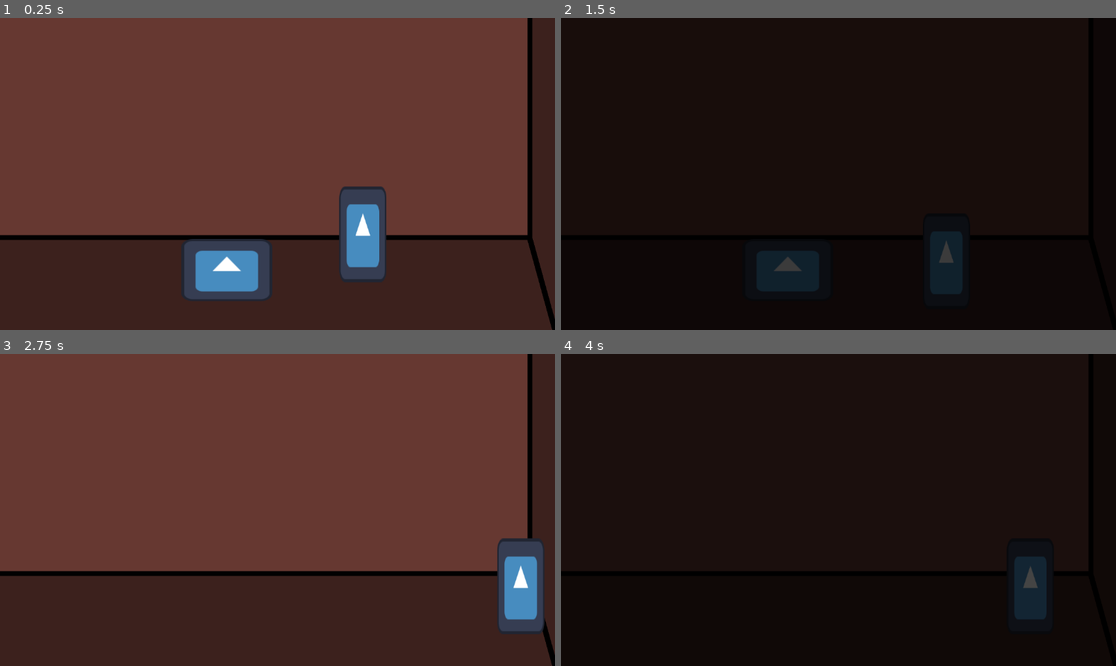
Above: before the commit, frames 1-4 (two rows, left to right).
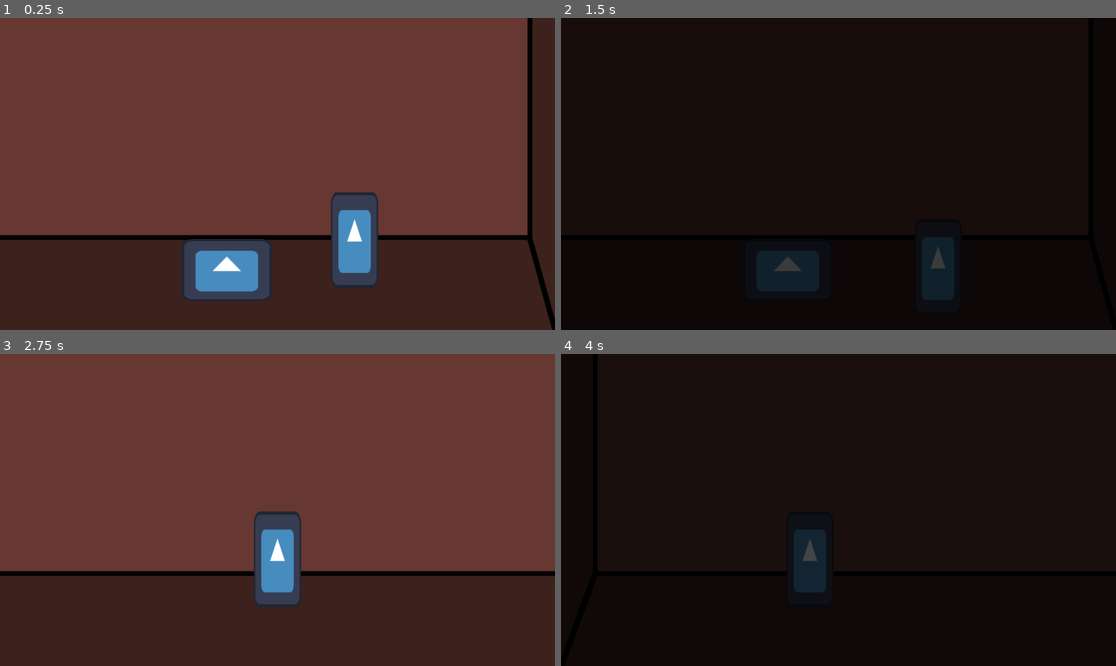
Above: after the commit, the same moments.

Repository: mwingerden/Eternal_Ringing
Game: Godot game, scene res://Scene/Areas/Detention_Classroom.tscn
Same seed, same stepped clock (60 frames per second), same inputs: the game is played once before the commit and once after it. The engine's default icon, where the game draws it, is replaced by a stand-in: a white triangle on a blue panel in a dark square.
Inputs:
- Up to frame 1 (0.25 s): no input
- Up to frame 2 (1.5 s): tap Enter (ui_accept) at 0.5, 0.6, 0.77, 1.07, 1.35 s; hold Right (ui_right) 0.53-1.28 s; hold Down (ui_down) from 1.28 s (still down)
- Up to frame 3 (2.75 s): tap Enter (ui_accept) at 1.52, 1.82, 2.1 s; release Down (ui_down) at 2.03 s; hold Right (ui_right) from 2.03 s (still down)
- Up to frame 4 (4 s): release Right (ui_right) at 2.78 s; hold Up (ui_up) 2.78-3.53 s; tap Enter (ui_accept) at 2.85, 3.02, 3.32, 3.6, 3.77 s; hold Left (ui_left) from 3.53 s (still down)

The runs differ from the first frame. In frame 1, 2.2% of the frame differs, in the area x 59-70%, y 53-87%; in frame 2, 0.8%; in frame 3, 8.5%, in the area x 45-100%, y 0-100%; in frame 4, 3.4%.

Commit message:
Fixing the transitions now.

Diff:
--- a/Scene/Areas/Detention_Classroom.tscn
+++ b/Scene/Areas/Detention_Classroom.tscn
@@ -9,7 +9,7 @@
 size = Vector2(3600, 20)
 
 [sub_resource type="RectangleShape2D" id="RectangleShape2D_px25e"]
-size = Vector2(244.5, 115.773)
+size = Vector2(175.25, 115.773)
 
 [node name="DetentionClassroom" type="Node2D"]
 y_sort_enabled = true
@@ -32,7 +32,7 @@
 position = Vector2(1896, 1650)
 
 [node name="Alex" parent="." instance=ExtResource("2_w45m2")]
-position = Vector2(2603, 1550)
+position = Vector2(2560, 1580)
 
 [node name="Camera2D" type="Camera2D" parent="Alex"]
 position = Vector2(4, -189)
@@ -47,9 +47,15 @@
 [node name="DoorToSchoolHallway" type="Area2D" parent="."]
 
 [node name="DoorToSchoolHallway" type="CollisionShape2D" parent="DoorToSchoolHallway"]
-position = Vector2(3535, 1598)
+position = Vector2(3569.63, 1598)
 shape = SubResource("RectangleShape2D_px25e")
 debug_color = Color(0.376608, 0.614087, 1.15514e-06, 0.42)
 
+[node name="ClassDoorSpawn" type="Node2D" parent="."]
+position = Vector2(3389, 1619)
+
+[node name="ClassStart" type="Node2D" parent="."]
+position = Vector2(814, 1591)
+
 [connection signal="body_entered" from="DoorToSchoolHallway" to="." method="_on_door_to_school_hallway_body_entered"]
 [connection signal="body_exited" from="DoorToSchoolHallway" to="." method="_on_door_to_school_hallway_body_exited"]
--- a/Scene/Areas/school_hallway.tscn
+++ b/Scene/Areas/school_hallway.tscn
@@ -21,7 +21,7 @@
 polygon = PackedVector2Array(-2, 1802, 1, 1841, 3602, 1835, 3600, 1804, 3, 1805, 180, 1323, 3466, 1325, 3599, 1803, 3601, 5, 0, 5)
 
 [node name="Alex" parent="." instance=ExtResource("2_500mo")]
-position = Vector2(3261, 1634)
+position = Vector2(1397, 1494)
 
 [node name="Camera2D" type="Camera2D" parent="Alex"]
 position = Vector2(0, -247)
@@ -39,5 +39,8 @@
 shape = SubResource("RectangleShape2D_61i0p")
 debug_color = Color(0.376471, 0.615686, 0, 0.419608)
 
+[node name="ClassHallwaySpawn" type="Node2D" parent="."]
+position = Vector2(1767, 1399)
+
 [connection signal="body_entered" from="DoorToClass" to="." method="_on_door_to_class_body_entered"]
 [connection signal="body_exited" from="DoorToClass" to="." method="_on_door_to_class_body_exited"]
--- a/Scene/scene_transition.gd
+++ b/Scene/scene_transition.gd
@@ -6,4 +6,10 @@
 	anim.play("dissolve")
 	await anim.animation_finished
 	get_tree().change_scene_to_file(target)
+	match target:
+		"res://Scene/Areas/school_hallway.tscn":
+			SignalManager.class_hallway_door.emit()
+		"res://Scene/Areas/detention_classroom.tscn":
+			SignalManager.class_door.emit()
 	anim.play_backwards("dissolve")
+	await anim.animation_finished
--- /dev/null
+++ b/Scripts/SignalManager.gd
@@ -0,0 +1,5 @@
+extends Node
+
+signal class_start
+signal class_door
+signal class_hallway_door
--- /dev/null
+++ b/Scripts/Utils.gd
@@ -0,0 +1,5 @@
+extends Node
+
+var class_start_pos = Vector2(814, 1591)
+var class_door_spawn = Vector2(3389, 1619)
+var class_hallway_spawn = Vector2(1767, 1399)
--- a/Scripts/fading_pines.gd
+++ b/Scripts/fading_pines.gd
@@ -2,9 +2,23 @@
 
 signal world_changed(world_name)
 var entered = false
-var next_area = "NA"
+var next_area = ""
+@onready var player = $Alex
 
-@export var world_name = "world"
+func _ready():
+	SignalManager.class_start.connect(class_start)
+	SignalManager.class_door.connect(class_door)
+	SignalManager.class_hallway_door.connect(class_hallway)
+
+func class_start():
+	player.position = Utils.class_start_pos
+
+func class_door():
+	player.position = Utils.class_door_spawn
+
+func class_hallway():
+	print(Utils.class_hallway_spawn)
+	player.position = Utils.class_hallway_spawn
 
 @warning_ignore("unused_parameter")
 func _process(delta):
@@ -18,14 +32,14 @@
 	next_area = "res://Scene/Areas/school_hallway.tscn"
 
 @warning_ignore("unused_parameter")
-func _on_door_to_school_hallway_body_exited(body):
-	entered = false
-
-@warning_ignore("unused_parameter")
 func _on_door_to_class_body_entered(body: PhysicsBody2D):
 	entered = true
 	next_area = "res://Scene/Areas/detention_classroom.tscn"
 
 @warning_ignore("unused_parameter")
+func _on_door_to_school_hallway_body_exited(body):
+	entered = false
+
+@warning_ignore("unused_parameter")
 func _on_door_to_class_body_exited(body):
 	entered = false
--- a/project.godot
+++ b/project.godot
@@ -18,3 +18,5 @@
 [autoload]
 
 SceneTransition="*res://Scene/scene_transition.tscn"
+Utils="*res://Scripts/Utils.gd"
+SignalManager="*res://Scripts/SignalManager.gd"
